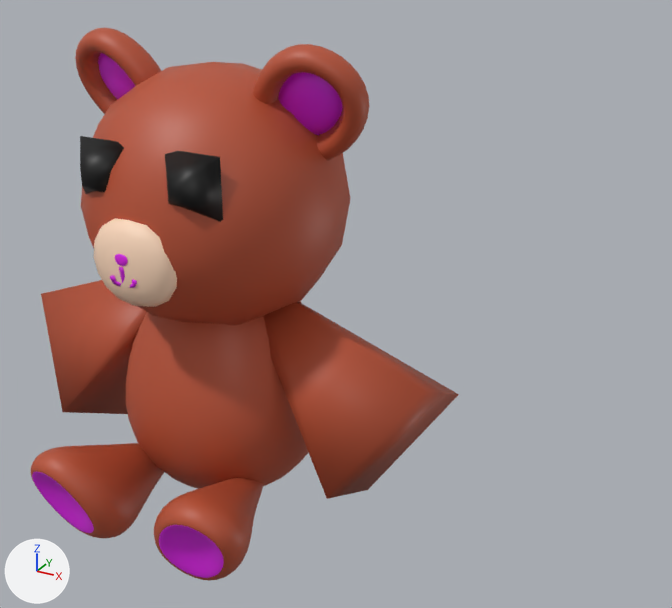
An edit to the glTF model modeles/Ours.glb, drawn before and after from the same camera.
Before and after are seen from a 50 mm lens placed at (7.71, -10.52, 7.15), pointed at (1.94, -0.03, 1.9). Every picture has the same lights, and +X, +Y and +Z are marked at lower left. Where no turn or scale is listed for an object, it has been applied to the vertices. Vertices at the same position are counted once.

The first picture shows 'Bras', 'Corps', 'Jambes', 'Museau', 'Oreilles', 'Tête', 'Yeux'.
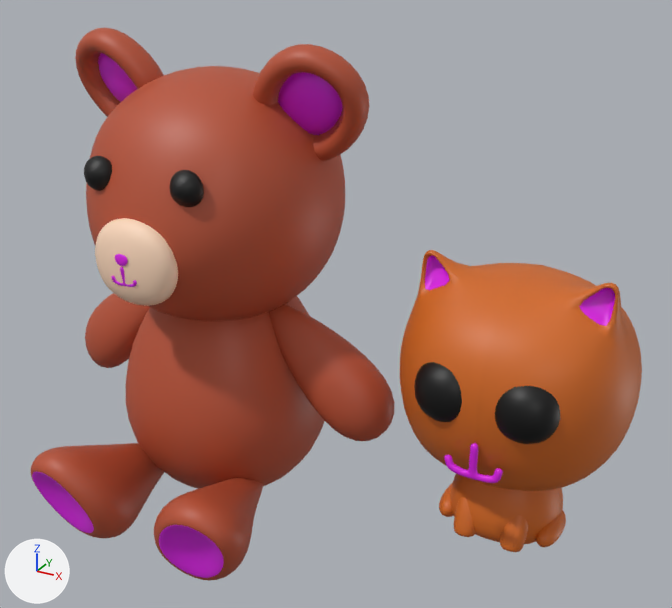
What differs and where, as boxes (x1, y1, x2, y2) in the pictures (672 x 608 px):
'Tête', reshaped: before (81, 62, 350, 325); after (86, 66, 345, 321)
'Cube.002', added (orange): after (400, 250, 642, 491)
'Bras', reshaped (26% narrower, 32% shorter): before (41, 280, 459, 499); after (85, 293, 395, 441)
'Cube.005', added (black): after (414, 362, 560, 444)
'Yeux', reshaped (16% narrower, 40% shorter): before (80, 136, 223, 222); after (84, 156, 204, 207)
'Cube.003', added: after (450, 474, 563, 544)
'Cube.006', added (orange): after (454, 497, 528, 552)
'Cube.004', added: after (439, 483, 566, 547)
'Bouche.001', added (pink): after (444, 443, 503, 483)
part 1 of me_cube_020, built on: before (41, 280, 459, 499); after (85, 293, 395, 441)
part 3 of me_cube_022, built on: before (81, 62, 350, 325); after (86, 66, 345, 321)
part 5 of me_cube, rebuilt (41% narrower, 47% shorter): before (165, 151, 223, 222); after (170, 170, 204, 207)
part 6 of me_cube, rebuilt: before (80, 136, 124, 194); after (84, 156, 112, 191)

What the commit changed:
Material 'Cannelle' (mat_cannelle) is new.
Its base color is (0.644, 0.141, 0.013) (orange #d2691e).
Material 'Rose_Ourson.001' (mat_rose_ourson_001) is new.
Its base color is (0.73, 0.011, 0.8) (pink #de1be7).
me_cube_020 is used by ob_bras; location (0.0, 0.0, 0.0).
me_cube_020 had 16 vertices, 24 faces and spanned x -3.5..3.5, y -1.2..1.07, z -1.22..2.05.
me_cube_020 now has 772 vertices, 1536 faces and spans x -2.83..2.83, y -0.51..0.36, z -0.12..1.76.
me_cube_020 part 1: 16 vertices removed from x -3.5..3.5, y -1.2..1.07, z -1.22..2.05; 772 vertices added at x -2.83..2.83, y -0.51..0.36, z -0.12..1.76.
me_cube_020 part 2: the surface is now shaded flat.
me_cube_022 is used by ob_tête; location (0.0, 0.0, 0.0).
me_cube_022 had 98 vertices, 192 faces and spanned x -1.88..1.88, y -2.05..1.88, z 1.31..5.07.
me_cube_022 now has 1538 vertices, 3072 faces and spans x -1.79..1.79, y -1.95..1.79, z 1.4..4.99.
me_cube_022 part 3: 98 vertices removed from x -1.88..1.88, y -2.05..1.88, z 1.31..5.07; 1538 vertices added at x -1.79..1.79, y -1.95..1.79, z 1.4..4.99.
me_cube_022 part 4: the surface is now shaded flat.
me_cube is used by ob_yeux; location (0.0, 0.0, 0.0).
me_cube had 16 vertices, 24 faces and spanned x -1.12..1.12, y -1.86..-1.47, z 3.39..4.23.
me_cube now has 772 vertices, 1536 faces and spans x -0.94..0.94, y -1.83..-1.5, z 3.57..4.05.
me_cube part 5: the loose piece of 8 vertices spanning x 0.28..1.12, y -1.86..-1.47, z 3.39..4.23 is rebuilt with 386 vertices and now spans x 0.46..0.94, y -1.83..-1.5, z 3.57..4.05.
me_cube part 6: the loose piece of 8 vertices spanning x -1.12..-0.28, y -1.86..-1.47, z 3.39..4.23 is rebuilt with 386 vertices and now spans x -0.94..-0.46, y -1.83..-1.5, z 3.57..4.05.
me_cube part 7: the surface is now shaded flat.
Mesh me_cube_010 is new.
It has 772 vertices, 1536 faces and spans x 4.107..5.102, y -0.831..-0.38, z -0.76..-0.133.
It uses material mat_cannelle (orange #d2691e).
Mesh me_cube_012 is new.
It has 772 vertices, 1536 faces and spans x 3.69..5.52, y -1.54..-0.69, z 1.25..2.1.
It uses material mat_yeux (black #000000).
Mesh me_cube_011 is new.
It has 772 vertices, 1536 faces and spans x 3.75..5.46, y -0.55..0.24, z -0.76..-0.41.
It uses material mat_cannelle (orange #d2691e).
Mesh me_cube_006 is new.
It has 1794 vertices, 3456 faces and spans x 3.08..6.13, y -1.47..1.43, z 0.02..3.09.
Faces by material slot: [3328, 128].
It uses material mat_cannelle (orange #d2691e).
It uses material mat_rose_ourson (pink #de1be7).
Mesh me_plan_003 is new.
It has 914 vertices, 1824 faces and spans x 4.222..4.956, y -1.517..-1.388, z 0.708..1.22.
It uses material mat_rose_ourson_001 (pink #de1be7).
Mesh me_cube_007 is new.
It has 386 vertices, 768 faces and spans x 3.84..5.37, y -0.76..0.75, z -0.98..0.43.
It uses material mat_cannelle (orange #d2691e).
Object 'Cube.006' (ob_cube_006) is new; it shows me_cube_010.
Its location is (0.0, 0.0, 0.0).
Object 'Cube.005' (ob_cube_005) is new; it shows me_cube_012.
Its location is (0.0, 0.0, 0.0).
Object 'Cube.004' (ob_cube_004) is new; it shows me_cube_011.
Its location is (0.0, 0.0, 0.0).
Object 'Cube.002' (ob_cube_002) is new; it shows me_cube_006.
Its location is (0.0, 0.0, 0.0).
Object 'Bouche.001' (ob_bouche_001) is new; it shows me_plan_003.
Its location is (0.0, 0.0, 0.0).
Object 'Cube.003' (ob_cube_003) is new; it shows me_cube_007.
Its location is (0.0, 0.0, 0.0).
